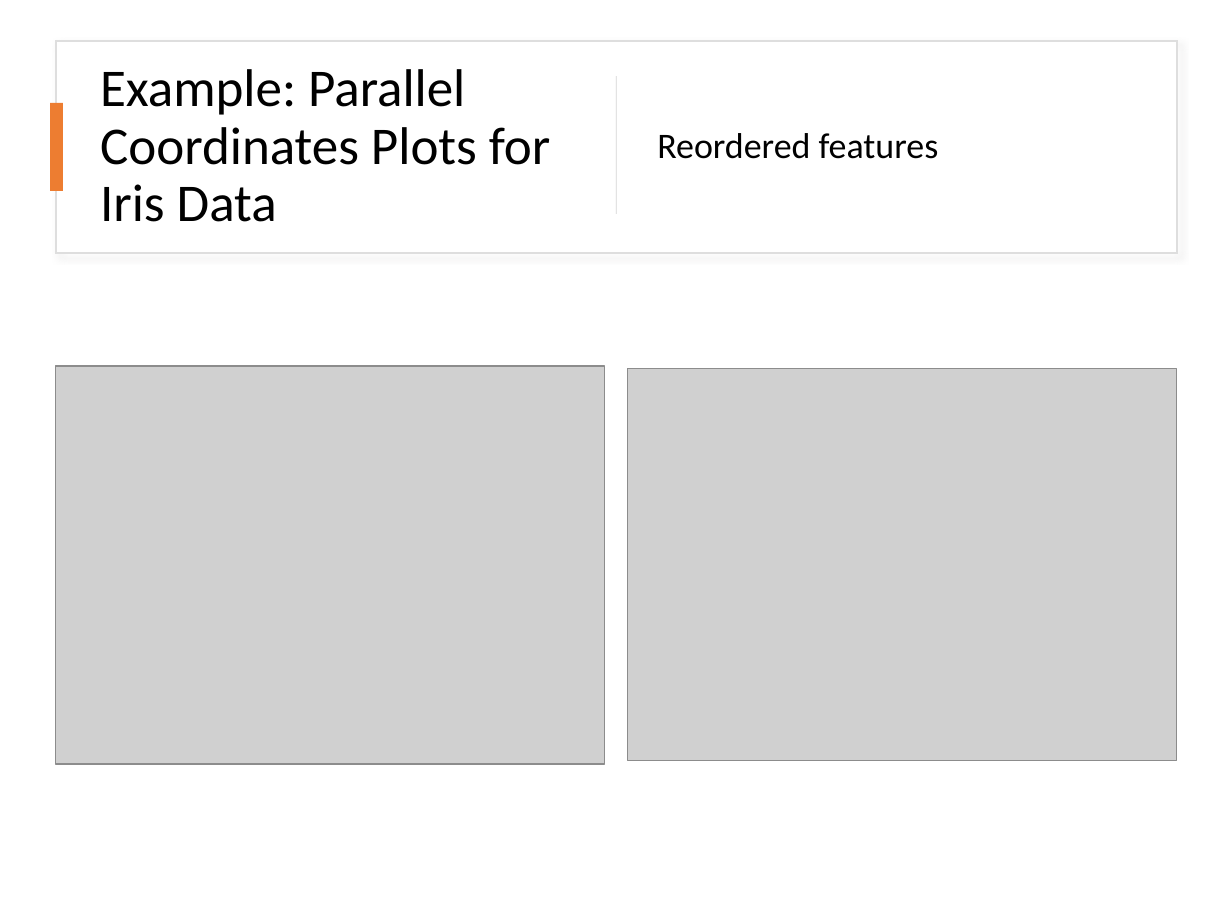
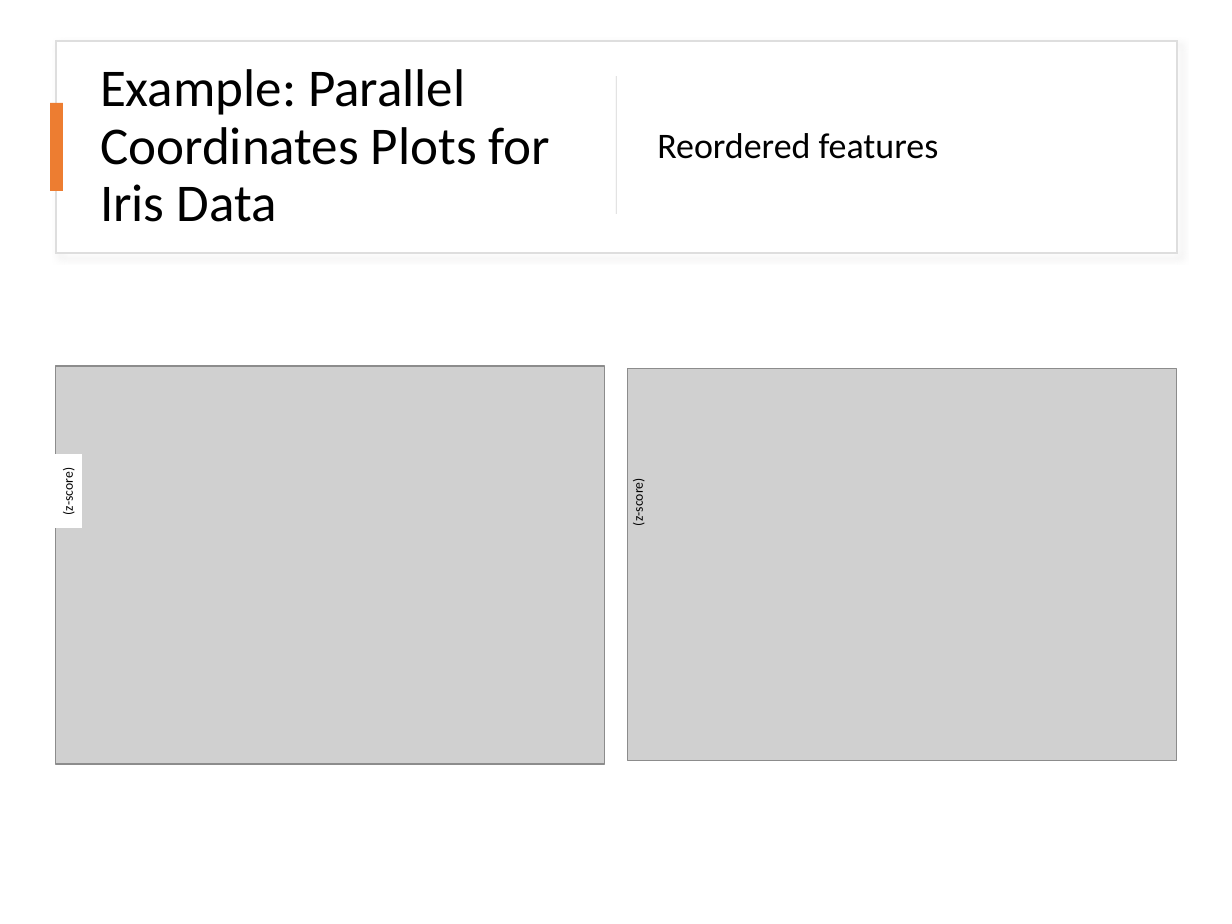
Before and after one commit to mhahsler/Introduction_to_Data_Mining_R_Examples, a slide deck: slide 38 of slides/chap2_exploration.pptx. Drawn at 1232x924 pixels with LibreOffice and Linux fonts; fonts in the diff are those of the drawing; grey boxes stand for pictures. Boxes give left, top, right and bottom in pixels: in the first picture for what was removed or moved away, otherwise in the second. Text is boxed around its words. In the diff, an @@ line names an element or a change of style, - is before the commit and + after.

```diff
--- a/slides/chap2_exploration.pptx
+++ b/slides/chap2_exploration.pptx
@@ rectangle added at (x1=52, y1=455, x2=82, y2=528), fill #FFFFFF, outline #FFFFFF 0.75 pt, 8 pt, text #000000 @@
+(z-score)
@@ text added at (x1=630, y1=482, x2=647, y2=525), 8 pt, text #000000 @@
+(z-score)
```
Also in this commit, not shown: 5 other slides changed, 1 other file.
